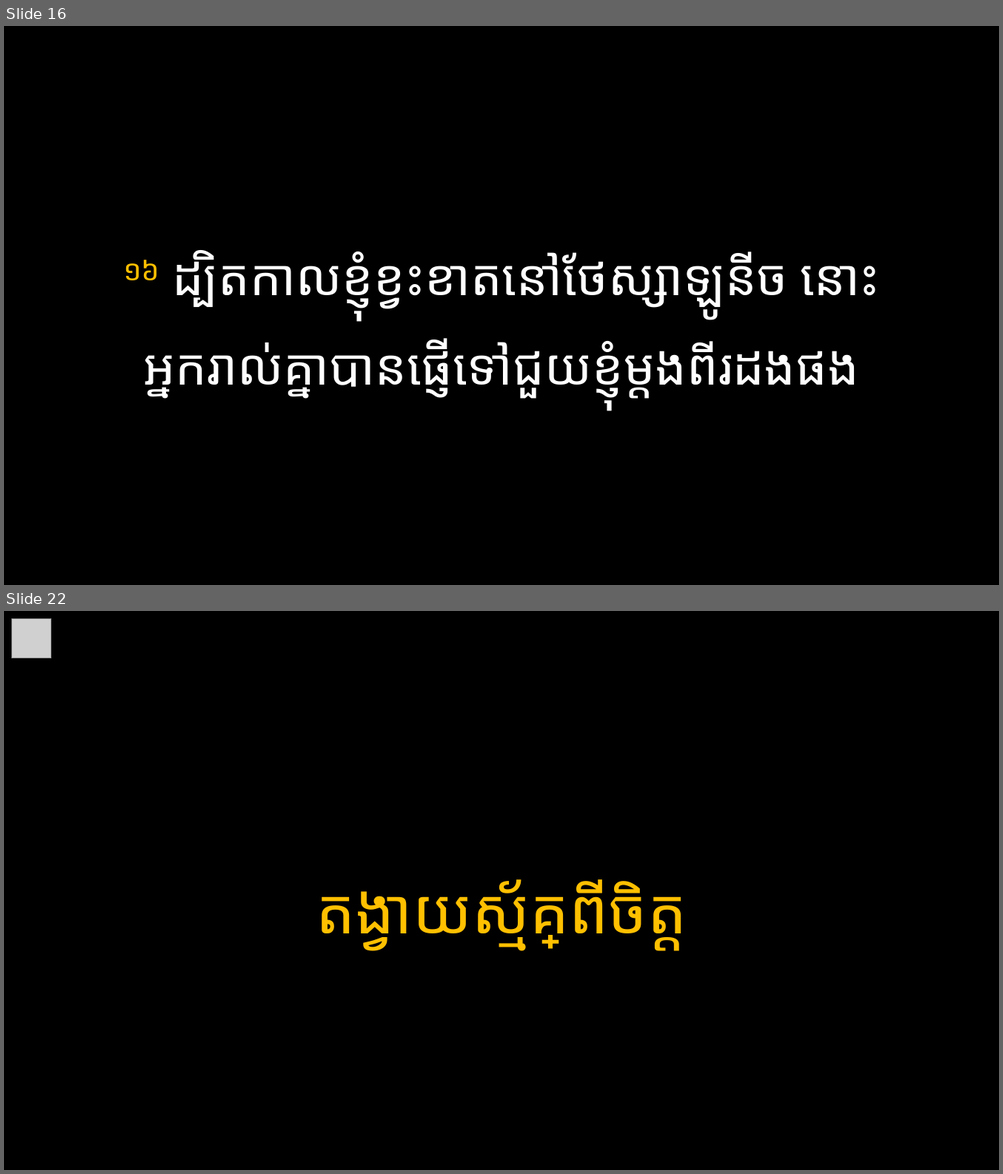
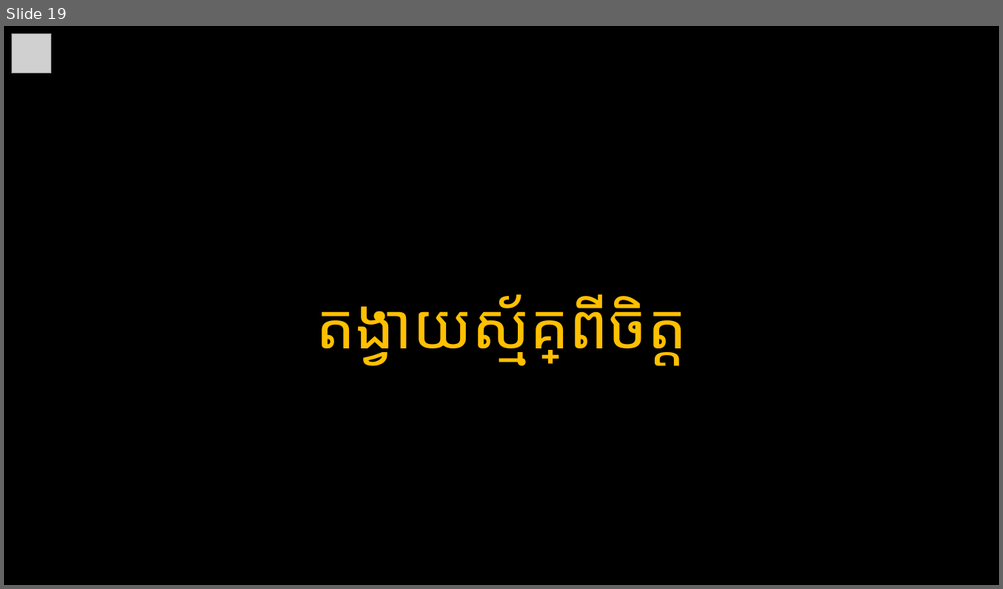
Before and after one commit to phearak2003/youth_worship, a slide deck: Youth Worship.pptx. Shown one above the other, each under a label of ours: slides 16 and 22 before the commit, slide 19 after it; the slides between them are not shown. The pictures are 1003x1174 and 1003x589 pixels, drawn with LibreOffice and Linux fonts; fonts in the diff are those of the drawing; grey boxes stand for pictures. Boxes give left, top, right and bottom in pixels: in the first picture for what was removed or moved away, otherwise in the second. Text is boxed around its words. In the diff, an @@ line names an element or a change of style, - is before the commit and + after.

```diff
--- a/Youth Worship.pptx
+++ b/Youth Worship.pptx
@@ slide 16 removed at [4, 26, 999, 585], background #000000 @@
@@ title removed at [123, 250, 879, 398] @@
-១៦ ដ្បិតកាលខ្ញុំខ្វះខាតនៅថែស្សាឡូនីច នោះអ្នករាល់គ្នាបានផ្ញើទៅជួយខ្ញុំម្តងពីរដងផង
@@ what was slide 22 is now slide 19 @@
```
Also in this commit, not shown: 29 slides changed, 4 slides added, 7 other slides removed.
